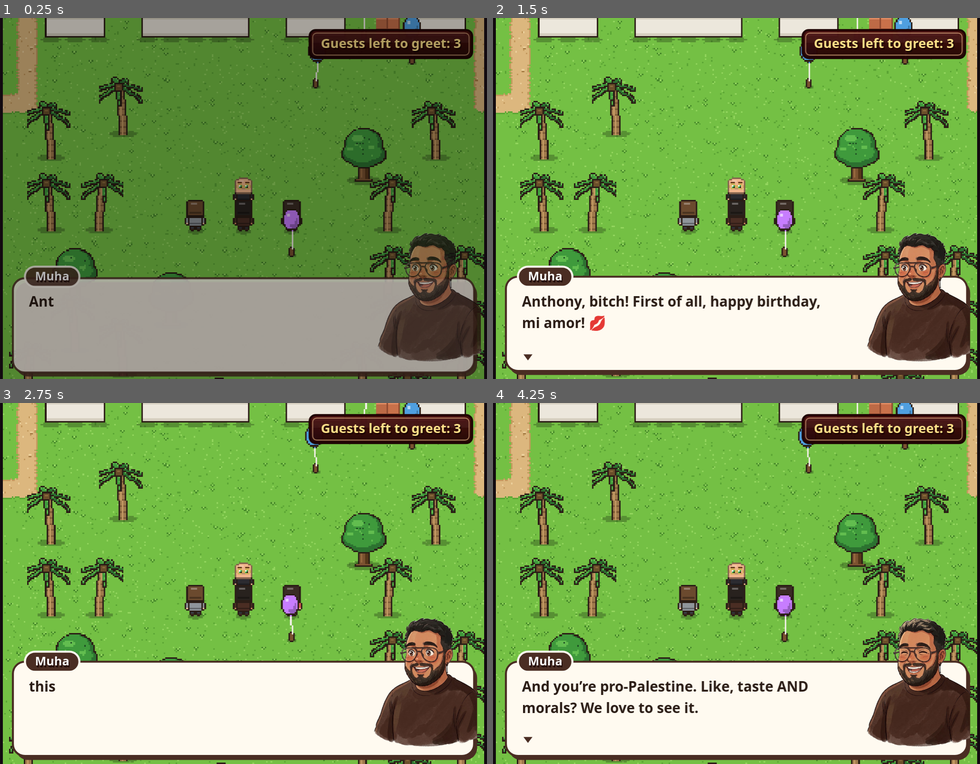
Above: before the commit, frames 1-4 (two rows, left to right).
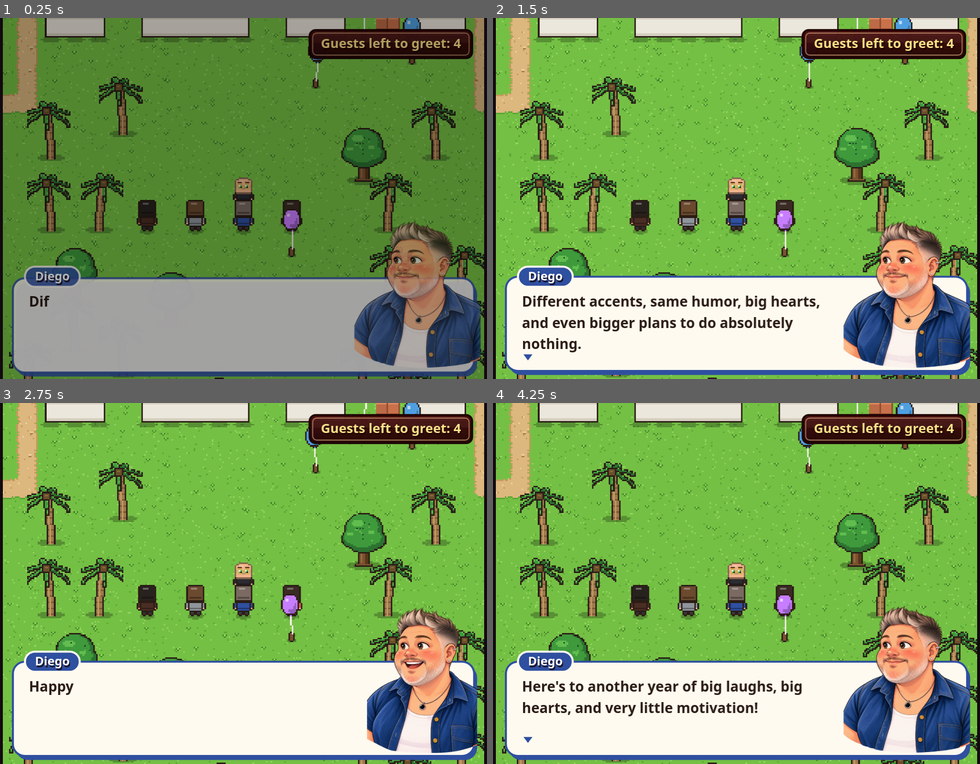
Above: after the commit, the same moments.

Repository: AngelQuesada/anthonys-birthday-game
Game: browser game, page index.html
Two runs of this game, one before a commit and one after it. Both use one fixed random seed, a clock stepped at 60 frames per second and the inputs below.
Inputs:
- Up to frame 1 (0.25 s): no input
- Up to frame 2 (1.5 s): hold Right from 1.03 s (still down); tap Space at 1.1 s
- Up to frame 3 (2.75 s): release Right at 1.53 s; hold Down 1.58-1.85 s; tap Space at 1.6, 2.1, 2.6 s; hold Left 1.9-2.47 s; hold Up from 2.52 s (still down)
- Up to frame 4 (4.25 s): release Up at 2.82 s; hold Right 2.87-3.53 s; tap Space at 3.1, 3.6, 4.1 s; hold Up 3.58-3.82 s; hold Left from 3.87 s (still down)

The runs differ from the first frame. In frame 1, 9.7% of the frame differs, in the area x 2-99%, y 5-100%; in frame 2, 12%, in the area x 2-99%, y 5-99%; in frame 3, 9.4%; in frame 4, 12%.

Commit message:
feat: add character data and chat definitions for Anthony's Birthday Game

Diff:
--- /dev/null
+++ b/characters/Diego/chat.txt
@@ -0,0 +1,13 @@
+base: Different accents, same humor, big hearts, and even bigger plans to do absolutely nothing.
+
+base: Feliz Cumpleaños Anthon! ❤️
+
+happy: Happy Birthday to my fellow big bitch!
+
+base: Here's to another year of big laughs, big hearts, and very little motivation!
+
+happy: We just simply cant be bothered.
+
+base: Cheers to you on your birthday! Big boy energy, British charm, and a heart of gold!
+
+base: You are a Gem! Love you babes ❤️
--- a/js/chats.js
+++ b/js/chats.js
@@ -1,6 +1,42 @@
 "use strict";
 // GENERADO por tools/sync-chats.js a partir de characters/*/chat.txt. No editar a mano.
 const CHATS = {
+  "Diego": {
+    "images": {
+      "base": "characters/Diego/base.png",
+      "happy": "characters/Diego/happy.png"
+    },
+    "lines": [
+      {
+        "image": "base",
+        "text": "Different accents, same humor, big hearts, and even bigger plans to do absolutely nothing."
+      },
+      {
+        "image": "base",
+        "text": "Feliz Cumpleaños Anthon! ❤️"
+      },
+      {
+        "image": "happy",
+        "text": "Happy Birthday to my fellow big bitch!"
+      },
+      {
+        "image": "base",
+        "text": "Here's to another year of big laughs, big hearts, and very little motivation!"
+      },
+      {
+        "image": "happy",
+        "text": "We just simply cant be bothered."
+      },
+      {
+        "image": "base",
+        "text": "Cheers to you on your birthday! Big boy energy, British charm, and a heart of gold!"
+      },
+      {
+        "image": "base",
+        "text": "You are a Gem! Love you babes ❤️"
+      }
+    ]
+  },
   "Dominik": {
     "images": {
       "base": "characters/Dominik/base.png",
--- a/js/data.js
+++ b/js/data.js
@@ -67,6 +67,22 @@
       happy: "characters/Muha/happy.png",
     },
   },
+  diego: {
+    id: "diego",
+    name: "Diego",
+    voice: 0.8,
+    skin: "#e8a888",
+    hair: "#7a6a62",
+    hairStyle: "short",
+    shirt: "#2f4fa0",
+    pants: "#3a3f4a",
+    eyes: "#4a3022",
+    portraits: {
+      normal: "characters/Diego/base.png",
+      base: "characters/Diego/base.png",
+      happy: "characters/Diego/happy.png",
+    },
+  },
 };
 
 // El protagonista siempre sale a la derecha en los diálogos.
@@ -78,9 +94,10 @@
   { chat: "Dominik", char: "dominik" },
   { chat: "Vives", char: "vives" },
   { chat: "Muha", char: "muha" },
+  { chat: "Diego", char: "diego" },
 ];
 // Invitado en pruebas: nada más cargar aparece delante de Anthon y suelta su chat. Los demás esperan a su lado.
-const TEST_CHAT = "muha";
+const TEST_CHAT = "diego";
 
 /*
  * Leyenda del mapa:
@@ -749,7 +766,7 @@
   { t: "Nunito" },
   {},
   { h: "Reparto" },
-  { t: "Anthon · Dominik · Vives · Muha" },
+  { t: "Anthon · Dominik · Vives · Muha · Diego" },
   { t: "y un rosal deprimido" },
   {},
   {},
Binary file added: characters/Diego/base.png
Binary file added: characters/Diego/happy.png
